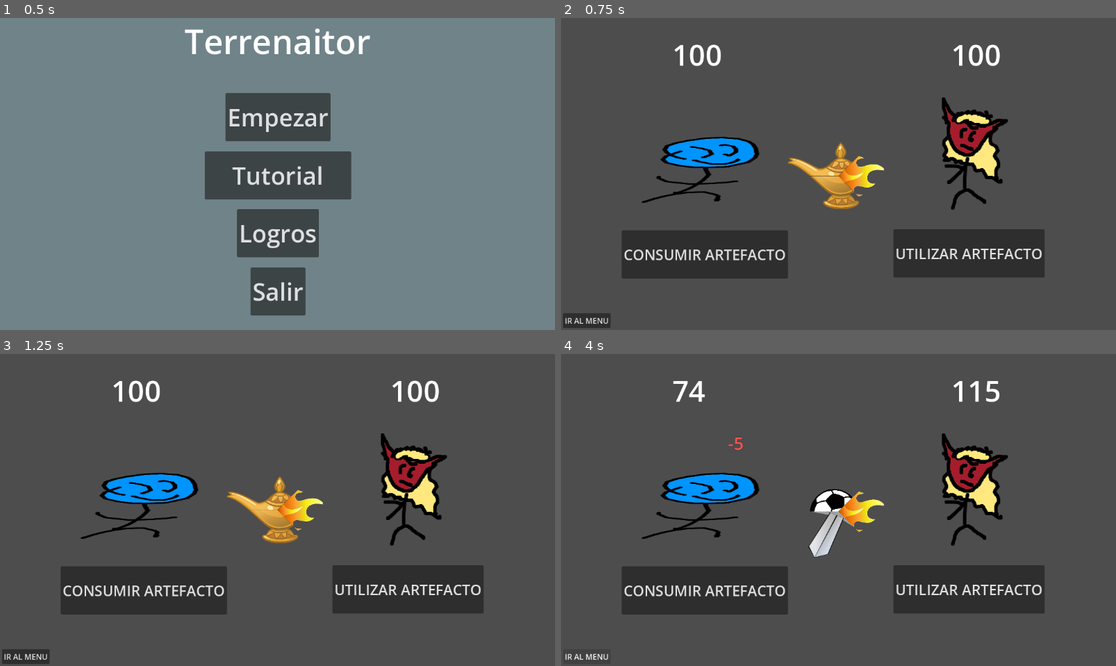
Above: before the commit, frames 1-4 (two rows, left to right).
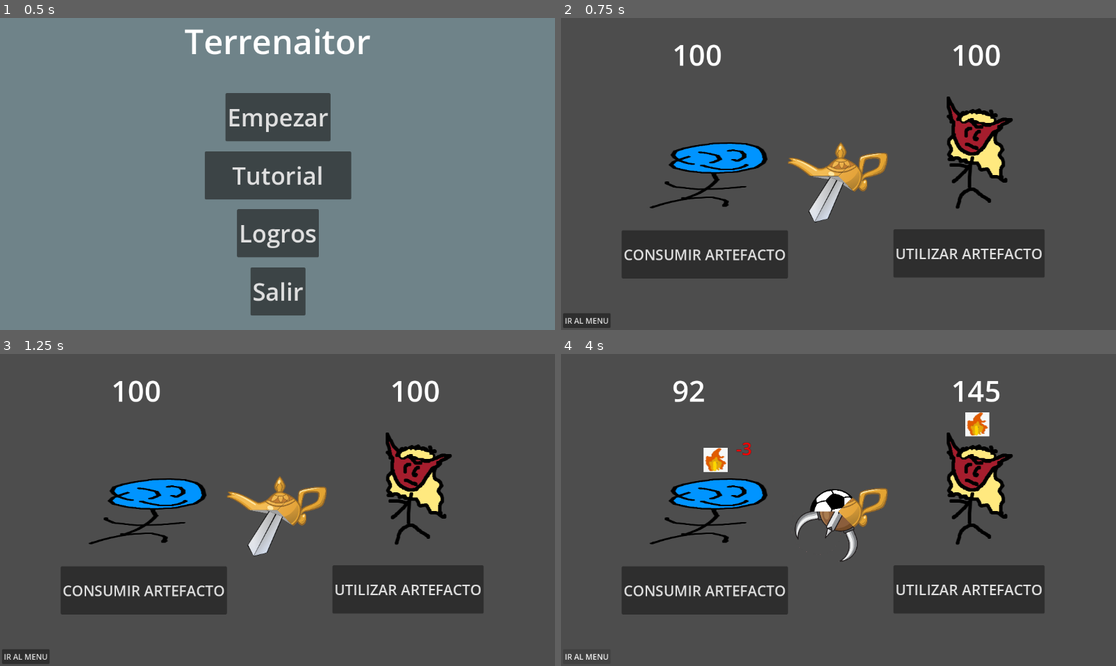
Above: after the commit, the same moments.

Repository: JuanPabloT/GameJam-DCUBA-juego333
Game: Godot game, scene res://escenas/mainmenu.tscn
Two runs of this game, one before a commit and one after it. Both use one fixed random seed, a clock stepped at 60 frames per second and the inputs below.
Inputs:
- Up to frame 1 (0.5 s): no input
- Up to frame 2 (0.75 s): click "Empezar" at 0.5 s
- Up to frame 3 (1.25 s): no input
- Up to frame 4 (4 s): click "CONSUMIR ARTEFACTO" at 1.25 s; click "UTILIZAR ARTEFACTO" at 2.75 s; click "IR AL MENU" at 3.5 s

Frame 1 is identical in both runs. In frame 2, 4.9% of the frame differs, in the area x 14-82%, y 25-66%; in frame 3, 4.9%; in frame 4, 6.1%, in the area x 14-82%, y 8-67%.

Commit message:
sistema de efectos parece funcionar

Diff:
--- a/escenas/combate.tscn
+++ b/escenas/combate.tscn
@@ -3,6 +3,7 @@
 [ext_resource type="Script" uid="uid://dxi51xketdx5u" path="res://scripts/combat_script.gd" id="1_tj7jl"]
 [ext_resource type="Texture2D" uid="uid://s5qn7amar80b" path="res://sprites/temp/a1.png" id="3_rgmsd"]
 [ext_resource type="Script" uid="uid://bjxo02uboe17n" path="res://escenas/jugador.gd" id="3_vtyci"]
+[ext_resource type="Script" uid="uid://d28npmttrir4k" path="res://escenas/status_effect_handler.gd" id="4_8d3xh"]
 [ext_resource type="Texture2D" uid="uid://dk28jhxvoqufn" path="res://sprites/temp/pc.png" id="4_vtyci"]
 [ext_resource type="Script" uid="uid://b3cbey53rg14p" path="res://escenas/enemigo_provisional.gd" id="5_vtyci"]
 
@@ -51,45 +52,63 @@
 offset_right = 40.0
 offset_bottom = 40.0
 
-[node name="Player health" type="Label" parent="Camera2D/Game Status" unique_id=2082465971]
-layout_mode = 0
-offset_left = -345.0
-offset_top = -290.0
-offset_right = -242.0
-offset_bottom = -207.0
-theme_override_font_sizes/font_size = 60
-text = "100"
-
-[node name="Rival health" type="Label" parent="Camera2D/Game Status" unique_id=948369633]
-layout_mode = 0
-offset_left = 234.0
-offset_top = -290.0
-offset_right = 337.0
-offset_bottom = -207.0
-theme_override_font_sizes/font_size = 60
-text = "100"
-
-[node name="Jugador" type="VBoxContainer" parent="." unique_id=319269209 node_paths=PackedStringArray("health_status")]
-offset_left = -301.0
-offset_top = -11.999996
-offset_right = -261.0
-offset_bottom = 28.000004
+[node name="Jugador" type="Node2D" parent="." unique_id=659219716 node_paths=PackedStringArray("health_status", "effect_status", "enemy")]
+position = Vector2(-284, -1)
 script = ExtResource("3_vtyci")
-health_status = NodePath("../Camera2D/Game Status/Player health")
+health_status = NodePath("Player health")
+effect_status = NodePath("player_status")
+enemy = NodePath("../EnemigoProvisional")
 
 [node name="JugadorSprite" type="Sprite2D" parent="Jugador" unique_id=1629988179]
 scale = Vector2(1.3577075, 0.4301676)
 texture = ExtResource("4_vtyci")
 
-[node name="EnemigoProvisional" type="VBoxContainer" parent="." unique_id=1227524274 node_paths=PackedStringArray("health_status")]
-offset_right = 40.0
-offset_bottom = 40.0
+[node name="Player health" type="Label" parent="Jugador" unique_id=2082465971]
+offset_left = -61.0
+offset_top = -289.0
+offset_right = 42.0
+offset_bottom = -206.0
+theme_override_font_sizes/font_size = 60
+text = "100"
+
+[node name="player_status" type="HBoxContainer" parent="Jugador" unique_id=56000625 node_paths=PackedStringArray("target")]
+offset_left = 4.0
+offset_top = -128.0
+offset_right = 44.0
+offset_bottom = -88.0
+size_flags_horizontal = 4
+size_flags_vertical = 4
+script = ExtResource("4_8d3xh")
+target = NodePath("..")
+
+[node name="EnemigoProvisional" type="Node2D" parent="." unique_id=655215699 node_paths=PackedStringArray("health_status", "effect_status", "enemy")]
+position = Vector2(283, -38)
 script = ExtResource("5_vtyci")
-health_status = NodePath("../Camera2D/Game Status/Rival health")
+health_status = NodePath("Rival health")
+effect_status = NodePath("enemy_status")
+enemy = NodePath("../Jugador")
 
 [node name="EnemigoProvisionalSprite" type="Sprite2D" parent="EnemigoProvisional" unique_id=1238460282]
-position = Vector2(277, -37)
+position = Vector2(4.0000153, -1)
 texture = ExtResource("3_rgmsd")
+
+[node name="Rival health" type="Label" parent="EnemigoProvisional" unique_id=948369633]
+offset_left = -49.0
+offset_top = -252.0
+offset_right = 54.0
+offset_bottom = -169.0
+theme_override_font_sizes/font_size = 60
+text = "100"
+
+[node name="enemy_status" type="HBoxContainer" parent="EnemigoProvisional" unique_id=1140518327 node_paths=PackedStringArray("target")]
+offset_left = -20.0
+offset_top = -165.0
+offset_right = 31.0
+offset_bottom = -125.0
+size_flags_horizontal = 4
+size_flags_vertical = 4
+script = ExtResource("4_8d3xh")
+target = NodePath("..")
 
 [connection signal="ready" from="." to="." method="_on_ready"]
 [connection signal="pressed" from="Camera2D/Buttons control/Consumir" to="." method="_on_consumir_pressed"]
--- a/escenas/enemigo_provisional.gd
+++ b/escenas/enemigo_provisional.gd
@@ -12,3 +12,6 @@
 # Called every frame. 'delta' is the elapsed time since the previous frame.
 func _process(delta: float) -> void:
 	pass
+
+func on_turn():
+	enemy.deal_ordinary_damage(randi_range(15, 0))
--- /dev/null
+++ b/escenas/status_effect_handler.gd
@@ -0,0 +1,143 @@
+class_name StatusEffectHandler
+extends HBoxContainer
+
+
+@export var target : SerVivo
+
+enum PreservedStatusEffect {
+	first,
+	second,
+	both,
+	neither
+}
+var P = PreservedStatusEffect
+var GD = GameData
+
+# otra vez, esto deberia ser un recurso, no undiccionario. creo
+var reaction_data = {
+	GD.fire: {
+		GD.fire:[P.first, func(e1,e2):target.change_health(-10, GD.element_colors[GD.fire])],
+		GD.water:[P.second, func(e1,e2):pass], #TODO SMOKE
+		GD.root:[P.first, func(e1,e2):pass ], # TODO BURNING
+		GD.lightning:[P.both, func(e1,e2):pass ],
+		GD.poison:[P.neither, func(e1,e2):pass ],
+		GD.beer:[P.first, func(e1,e2):pass ], #TODO BURNING
+	},
+	GD.water: {
+		GD.fire:[P.first, func(e1,e2):pass],
+		GD.water:[P.first, func(e1,e2):target.heal_by(10)],
+		GD.root:[P.second, func(e1,e2):pass ], # TODO SHIELD
+		GD.lightning:[P.first, func(e1,e2):target.change_health(-10, GD.element_colors[GD.lightning]) ],
+		GD.poison:[P.second, func(e1,e2):pass ], #TODO DILUTE
+		GD.beer:[P.both, func(e1,e2):pass ],
+	},
+	GD.root: {
+		GD.fire:[P.second, func(e1,e2):pass ], # TODO BURNING,
+		GD.water:[P.first, func(e1,e2):pass ], # TODO SHIELD
+		GD.root:[P.first, func(e1,e2):pass ],
+		GD.lightning:[P.both, func(e1,e2):pass ],
+		GD.poison:[P.both, func(e1,e2):pass ],
+		GD.beer:[P.second, func(e1,e2):pass ],
+	},
+	GD.lightning: {
+		GD.fire:[P.both, func(e1,e2):pass ],
+		GD.water:[P.second, func(e1,e2):target.change_health(-10, GD.element_colors[GD.lightning]) ],
+		GD.root:[P.both, func(e1,e2):pass ],
+		GD.lightning:[P.first, func(e1,e2):target.enemy.change_health(-10, GD.element_colors[GD.lightning]) ],
+		GD.poison:[P.neither, func(e1,e2):pass ],
+		GD.beer:[P.second, func(e1,e2):pass ], #TODO burning TODO CONVERT INTO FIRE
+	},
+	GD.poison: {
+		GD.fire:[P.neither, func(e1,e2):pass ],
+		GD.water:[P.first, func(e1,e2):pass ], #TODO DILUTE
+		GD.root:[P.both, func(e1,e2):pass ],
+		GD.lightning:[P.neither, func(e1,e2):pass ],
+		GD.poison:[P.first, func(e1,e2):pass ], #TODO concentrate
+		GD.beer:[P.both, func(e1,e2):pass ],
+	},
+	GD.beer: {
+		GD.fire:[P.second, func(e1,e2):pass ], #TODO BURNING
+		GD.water:[P.both, func(e1,e2):pass ],
+		GD.root:[P.first, func(e1,e2):pass ],
+		GD.lightning:[P.first, func(e1,e2):pass ], #TODO burning TODO CONVERT INTO FIRE
+		GD.poison:[P.both, func(e1,e2):pass ],
+		GD.beer:[P.first, func(e1,e2):pass ], #TODO CONVERT TO POISON
+	},
+}
+
+# Called when the node enters the scene tree for the first time.
+func _ready() -> void:
+	pass # Replace with function body.
+
+func add_effect(sprite, duration = 0, potency = 0):
+	var neweffect = StatusEffect.new()
+	var image  = Image.load_from_file(sprite)
+	if not image or image.is_empty():
+		print("imagen noc argo", sprite)
+	neweffect.texture = ImageTexture.create_from_image(image)
+	neweffect.name = sprite.split("/")[-1].split(".")[0]
+	neweffect.type = sprite
+	neweffect.duration = duration
+	neweffect.potency = potency
+	add_child(neweffect)
+	trigger_effect_collisions()
+
+
+func trigger_effect_collisions():
+	var efectos: Array[StatusEffect]
+	efectos.assign(get_children())
+	var i = 0
+	print("collision trigger called")
+	while i < efectos.size()-1:
+		print(i)
+		var next_reaction_type = reaction_data[efectos[i].type][efectos[i+1].type][0]
+		var next_reaction_effect = reaction_data[efectos[i].type][efectos[i+1].type][1]
+		match next_reaction_type:
+			P.neither, P.first, P.second:
+				efectos[i].animate_merge(0.5)
+				efectos[i+1].animate_merge(0.5)
+				await get_tree().create_timer(0.5).timeout
+			P.both:
+				pass
+		next_reaction_effect.call(efectos[i], efectos[i+1])
+		match next_reaction_type:
+			P.neither:
+				efectos[i].queue_free()
+				efectos.remove_at(i)
+				efectos[i].queue_free()
+				efectos.remove_at(i)
+				i -= 1
+			P.second:
+				efectos[i].queue_free()
+				efectos.remove_at(i)
+				i -= 1
+			P.first:
+				efectos[i+1].queue_free()
+				efectos.remove_at(i+1)
+			P.both:
+				i += 1
+		if i < 0:
+			i = 0
+
+
+
+func add_flame_effect():
+	add_effect(GD.fire)
+func add_water_effect():
+	add_effect(GD.water)
+func add_beer_effect():
+	add_effect(GD.beer)
+func add_rooted_effect():
+	add_effect(GD.root)
+func add_poison_effect(n):
+	add_effect(GD.poison, 0, n)
+func add_shock_effect():
+	add_effect(GD.lightning)
+func apply_wind():
+	pass
+
+
+
+# Called every frame. 'delta' is the elapsed time since the previous frame.
+func _process(delta: float) -> void:
+	pass
--- a/game_data.gd
+++ b/game_data.gd
@@ -1,29 +1,55 @@
 extends Node
+
+
+var water = "res://sprites/efectos/agua.png"
+var beer = "res://sprites/efectos/beer.png"
+var fire = "res://sprites/efectos/fuego.png"
+var root = "res://sprites/efectos/raices.png"
+var lightning = "res://sprites/efectos/rayo.png"
+var poison = "res://sprites/efectos/veneno.png"
+
+var element_colors =  {
+	water:"#55F",
+	beer:"#F72",
+	fire:"#F55",
+	root:"#474",
+	lightning:"#FD7",
+	poison:"#84D",
+}
 
 var bottom_artifact_pieces = [
 	"res://sprites/artefactos/bottom/lamparaD.png",
-	"res://sprites/artefactos/bottom/swordD.png"
+	"res://sprites/artefactos/bottom/swordD.png",
+	"res://sprites/artefactos/bottom/helmetD.png"
 
 ]
 var top_artifact_pieces = [
 	"res://sprites/artefactos/top/ballU.png",
-	"res://sprites/artefactos/top/lamparaU.png"
+	"res://sprites/artefactos/top/lamparaU.png",
+	"res://sprites/artefactos/top/mateU.png",
+	"res://sprites/artefactos/top/potU.png",
 
 ]
 var side_artifact_pieces = [
 	"res://sprites/artefactos/side/flameE.png",
-	"res://sprites/artefactos/side/lamparaE.png"
+	"res://sprites/artefactos/side/lamparaE.png",
+	"res://sprites/artefactos/side/hornE.png"
+
 ]
 var all_artifact_pieces = bottom_artifact_pieces+top_artifact_pieces+side_artifact_pieces
 
 # asi se escriben lambdas/funciones anonimas/block closures en gdscript
 var possible_effects = [
-	[func(target): target.change_health(10), "Curar por 10"],
-	[func(target): target.set_on_fire_for(3),  "encender en fuego"],
-	[func(target): target.change_health(-5), "Dañar por 5"],
-	[func(target): target.change_health(-10),"Dañar por 10"],
-	[func(target): target.change_health(20), "Curar por 20"],
-	[func(target): target.change_health(-20),"Dañar por 20"],
+	[func(target:SerVivo): target.heal_by(5), "Curar por 5"],
+	[func(target:SerVivo): target.heal_by(15), "Curar por 15"],
+	[func(target:SerVivo): target.deal_ordinary_damage(10), "Dañar por 10"],
+	[func(target:SerVivo): target.deal_ordinary_damage(20),"Dañar por 20"],
+	[func(target:SerVivo): target.set_on_fire(),  "encender en fuego"],
+	[func(target:SerVivo): target.apply_water(),  "mojar"],
+	[func(target:SerVivo): target.apply_root(),"aplicar planta??"],
+	[func(target:SerVivo): target.apply_lightning(),"Replampago"],
+	[func(target:SerVivo): target.apply_poison(4),"Envenenar"],
+	[func(target:SerVivo): target.apply_beer(),"Tirar cerveza"],
 ]
 
 
--- a/scripts/combat_script.gd
+++ b/scripts/combat_script.gd
@@ -22,13 +22,11 @@
 func _disable_buttons() -> void:
 	$"Camera2D/Buttons control/Consumir".disabled = true
 	$"Camera2D/Buttons control/Utilizar".disabled = true
-	pass
 
 
 func _enable_buttons() -> void:
 	$"Camera2D/Buttons control/Consumir".disabled = false
 	$"Camera2D/Buttons control/Utilizar".disabled = false
-	pass
 
 
 func _player_lost() -> bool:
@@ -60,7 +58,7 @@
 	player.on_turn_end()
 	if _rival_lost():
 		return
-	_update_player_health(randi_range(-15, 0))
+	rival.on_turn()
 	rival.on_turn_end()
 	_player_turn()
 
@@ -84,10 +82,3 @@
 #func _on_surrender_pressed() -> void:
 	#get_tree().change_scene_to_file("res://mainmenu.tscn")
 	##salir
-
-
-func _update_player_health(value) -> void:
-	player.change_health(value)
-
-func _update_rival_health(value) -> void:
-	player.change_health(value)
--- a/ser_vivo.gd
+++ b/ser_vivo.gd
@@ -3,8 +3,12 @@
 
 
 var health
-var turns_on_fire = 0
-@export var health_status : Node
+var shield = 0
+var GD = GameData
+
+@export var health_status : Label
+@export var effect_status : StatusEffectHandler
+@export var enemy : SerVivo
 
 # Called when the node enters the scene tree for the first time.
 func _ready() -> void:
@@ -13,26 +17,26 @@
 func is_dead()->bool:
 	return health <= 0
 
-func set_on_fire_for(n:int):
-	display_status("En Llamas!", "#F50")
-	turns_on_fire = n
+
+func deal_ordinary_damage(n:int):
+	change_health(-n, "#F00")
+
+func heal_by(n:int):
+	change_health(n, "#0F0")
 
 func on_turn_end():
-	if turns_on_fire > 0:
-		turns_on_fire -= 1
-		change_health(-5, "#F50")
+	pass
+	#if turns_on_fire > 0:
+	#		turns_on_fire -= 1
+	#	change_health(-5, "#F50")
+
 
 
 func change_health(amount:int, color=null):
 	health += amount
 	if health_status != null:
 		health_status.text = str(health)
-	if amount > 0:
-		display_status(str(amount), color if color != null else "#5F5")
-	elif amount < 0:
-		display_status(str(amount), color if color != null else "#F55")
-	else:
-		display_status(str(amount), color if color != null else "#FFF")
+	display_status(str(amount), color if color != null else "#FFF")
 
 	if is_dead():
 		on_death()
@@ -46,6 +50,29 @@
 
 
 
+func set_on_fire():
+	display_status("Fuego!", "#F50")
+	effect_status.add_flame_effect()
+
+func apply_water():
+	display_status("Lluvia", GD.element_colors[GD.water])
+	effect_status.add_water_effect()
+
+func apply_root():
+	display_status("Frondas", GD.element_colors[GD.root])
+	effect_status.add_rooted_effect()
+
+func apply_lightning():
+	display_status("Rayo!", GD.element_colors[GD.lightning])
+	effect_status.add_shock_effect()
+
+func apply_poison(n:int):
+	display_status("Envenenado", GD.element_colors[GD.poison])
+	effect_status.add_poison_effect(n)
+
+func apply_beer():
+	display_status("Emborrachado", GD.element_colors[GD.beer])
+	effect_status.add_beer_effect()
 
 
 
--- /dev/null
+++ b/status_effect.gd
@@ -0,0 +1,31 @@
+class_name StatusEffect
+extends TextureRect
+
+var type : String
+var duration = 0
+var potency = 0
+
+func animate_merge(time):
+	var animated_child = self.duplicate()
+	add_child(animated_child)
+	var tween = create_tween()
+	var cpos = position
+	var cscale = scale
+	# Shake back and forth
+	#for i in range(10):
+	#	var offset = Vector2(randf_range(-5, 5), randf_range(-5, 5)).normalized()*5
+	#	tween.tween_property(animated_child, "position", cpos + offset, time/10)
+	for i in range(10):
+		var offset = Vector2(randf_range(-0.1, 0.1), randf_range(-0.1, 0.1))
+		tween.tween_property(animated_child, "scale", cscale + offset, time/10)
+	await get_tree().create_timer(time).timeout
+	animated_child.queue_free()
+
+# Called when the node enters the scene tree for the first time.
+func _ready() -> void:
+	pass # Replace with function body.
+
+
+# Called every frame. 'delta' is the elapsed time since the previous frame.
+func _process(delta: float) -> void:
+	pass
Not shown, added: escenas/status_effect_handler.gd.uid
Binary file added: sprites/artefactos/bottom/helmetD.png
Not shown, added: sprites/artefactos/bottom/helmetD.png.import
Binary file added: sprites/artefactos/side/hornE.png
Not shown, added: sprites/artefactos/side/hornE.png.import
Binary file added: sprites/artefactos/top/mateU.png
Not shown, added: sprites/artefactos/top/mateU.png.import
Binary file added: sprites/artefactos/top/potU.png
Not shown, added: sprites/artefactos/top/potU.png.import
Binary file added: sprites/efectos/agua.png
Not shown, added: sprites/efectos/agua.png.import
Binary file added: sprites/efectos/beer.png
(and 10 more such lines)
